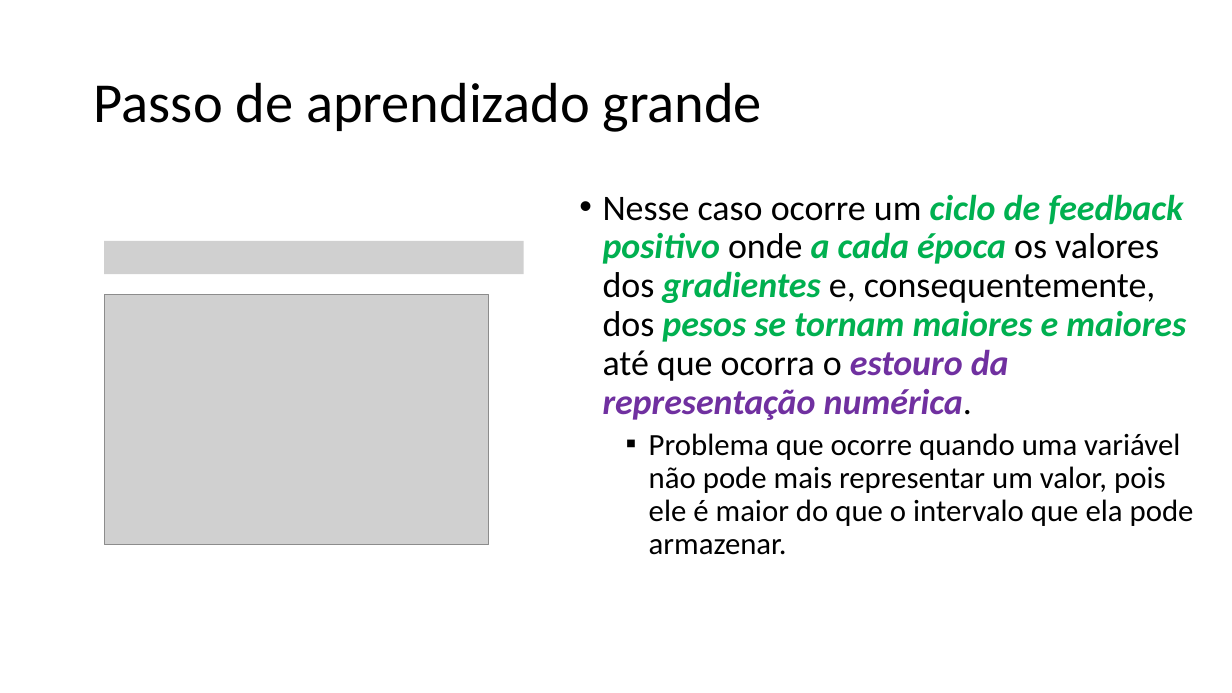
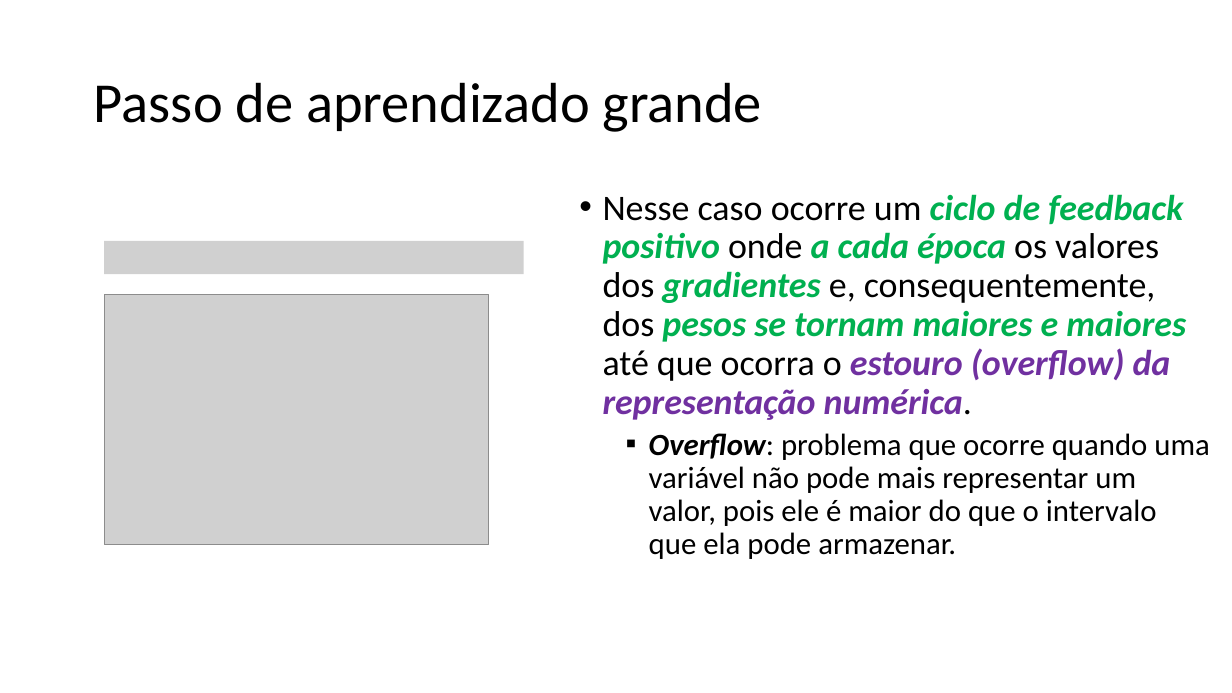
Before and after one commit to zz4fap/t319_aprendizado_de_maquina, a slide deck: slide 12 of slides/T319_Regressão_Linear (Parte III).pptx (slide 11 before the commit). Drawn at 1232x693 pixels with LibreOffice and Linux fonts; fonts in the diff are those of the drawing; grey boxes stand for pictures. Boxes give left, top, right and bottom in pixels: in the first picture for what was removed or moved away, otherwise in the second. Text is boxed around its words. In the diff, an @@ line names an element or a change of style, - is before the commit and + after.

```diff
--- a/slides/T319_Regressão_Linear (Parte III).pptx
+++ b/slides/T319_Regressão_Linear (Parte III).pptx
@@ text at <box>603,194,1210,559</box>: text changed @@
-• Nesse caso ocorre um ciclo de feedback positivo onde a cada época os valores dos gradientes e, consequentemente, dos pesos se tornam maiores e maiores até que ocorra o estouro da representação numérica.
-  ▪ Problema que ocorre quando uma variável não pode mais representar um valor, pois ele é maior do que o intervalo que ela pode armazenar.
+• Nesse caso ocorre um ciclo de feedback positivo onde a cada época os valores dos gradientes e, consequentemente, dos pesos se tornam maiores e maiores até que ocorra o estouro (overflow) da representação numérica.
+  ▪ Overflow: problema que ocorre quando uma variável não pode mais representar um valor, pois ele é maior do que o intervalo que ela pode armazenar.
```
Also in this commit, not shown: 4 other slides changed, 1 slide added, 5 other files.
